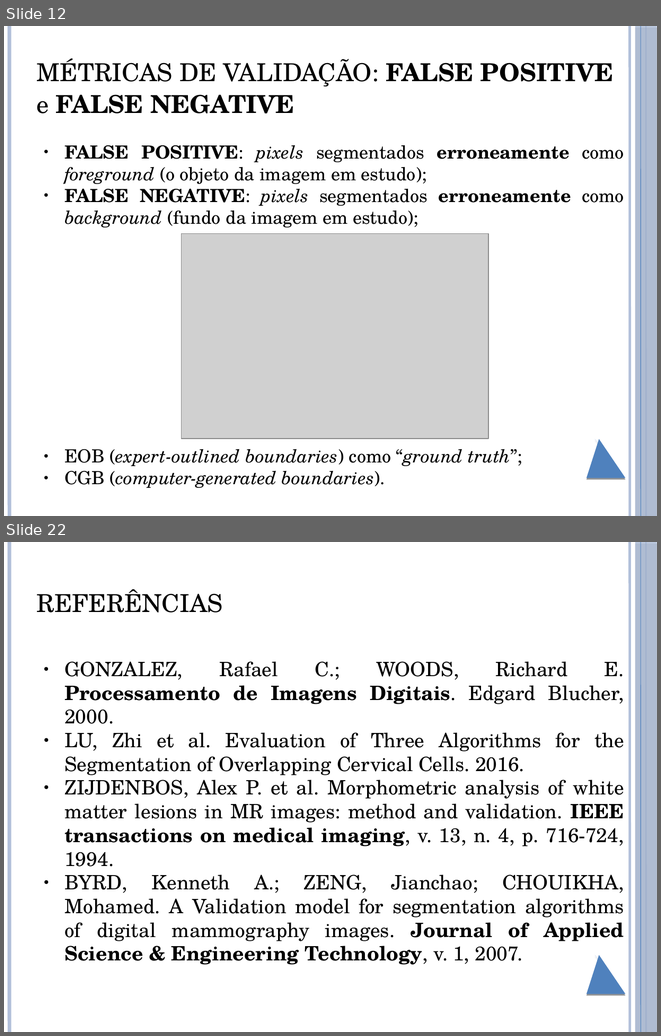
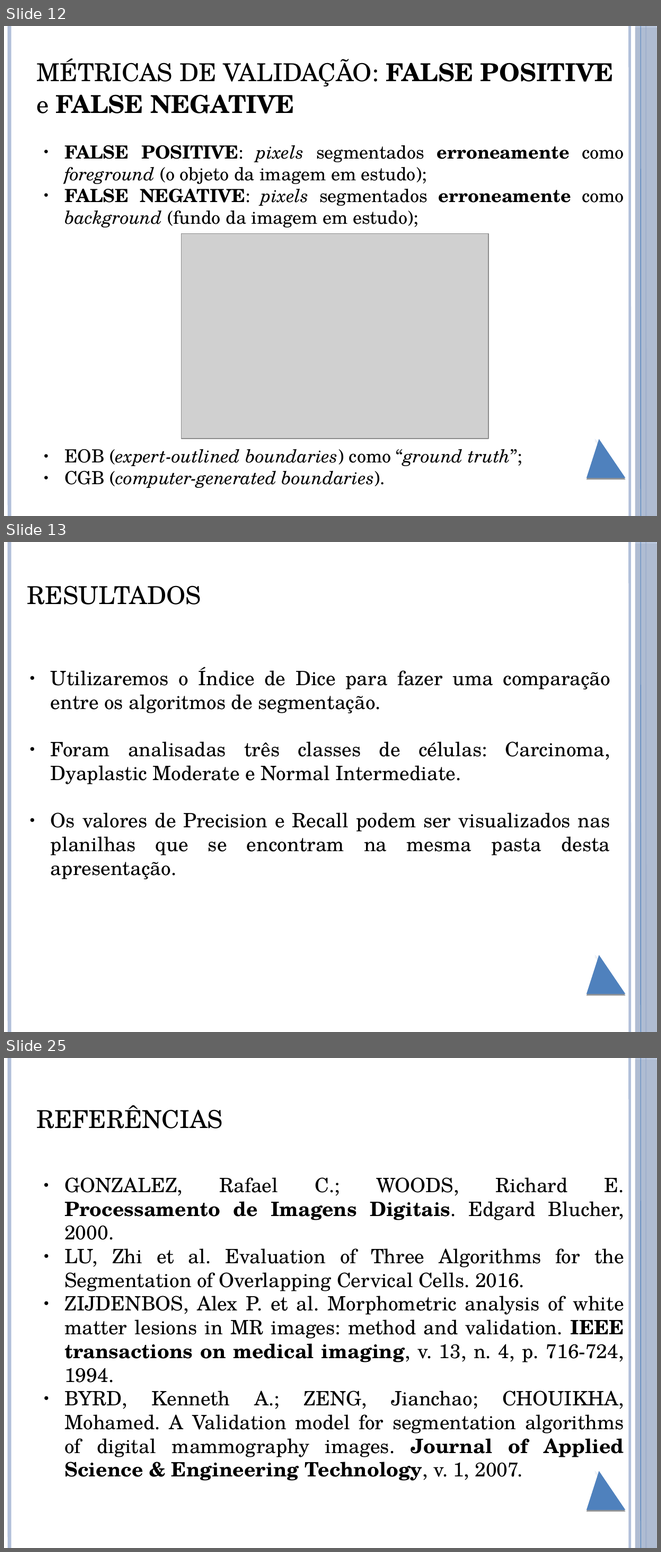
Before and after one commit to brunoliveira8/pdi, a slide deck: trabalho 6/apresentacao.pptx. Shown one above the other, each under a label of ours: slides 12 and 22 before the commit, slides 12, 13 and 25 after it; the slides between them are not shown. The pictures are 661x1036 and 661x1552 pixels, drawn with LibreOffice and Linux fonts; fonts in the diff are those of the drawing; grey boxes stand for pictures. Boxes give left, top, right and bottom in pixels: in the first picture for what was removed or moved away, otherwise in the second. Text is boxed around its words. In the diff, an @@ line names an element or a change of style, - is before the commit and + after.

```diff
--- a/trabalho 6/apresentacao.pptx
+++ b/trabalho 6/apresentacao.pptx
@@ slide 13 added at (x1=4, y1=542, x2=657, y2=1032), background #FFFFFF; not listed: 6 template elements that a slide beside it also shows @@
@@ title added at (x1=27, y1=585, x2=201, y2=605), 30 pt, text #000000 @@
+RESULTADOS
@@ text added at (x1=51, y1=667, x2=610, y2=879), 24 pt, text #000000 @@
+● Utilizaremos o Índice de Dice para fazer uma comparação entre os algoritmos de segmentação.
+● Foram analisadas três classes de células: Carcinoma, Dyaplastic Moderate e Normal Intermediate.
+● Os valores de Precision e Recall podem ser visualizados nas planilhas que se encontram na mesma pasta desta apresentação.
@@ what was slide 22 is now slide 25 @@
```
Also in this commit, not shown: 12 slides changed, 2 other slides added, 3 other files.
